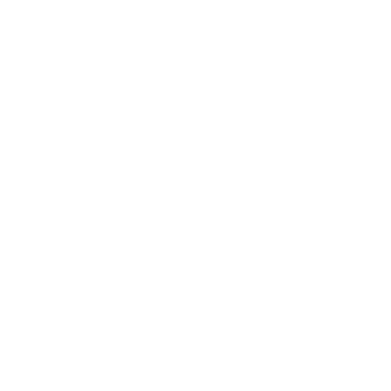
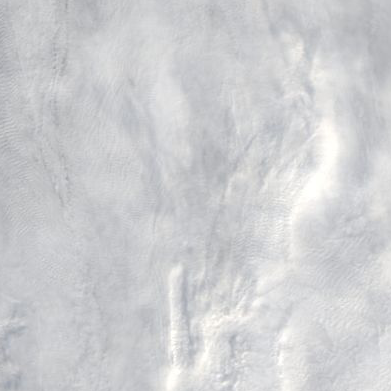
The second 391 x 391 image is a revision of the first. Changes to its layers:
added layer "234_chukchi-east_siberian_sea_100km_20180828.terra.truecolor.250m" above "landfast ice" over [0, 0, 391, 391]
